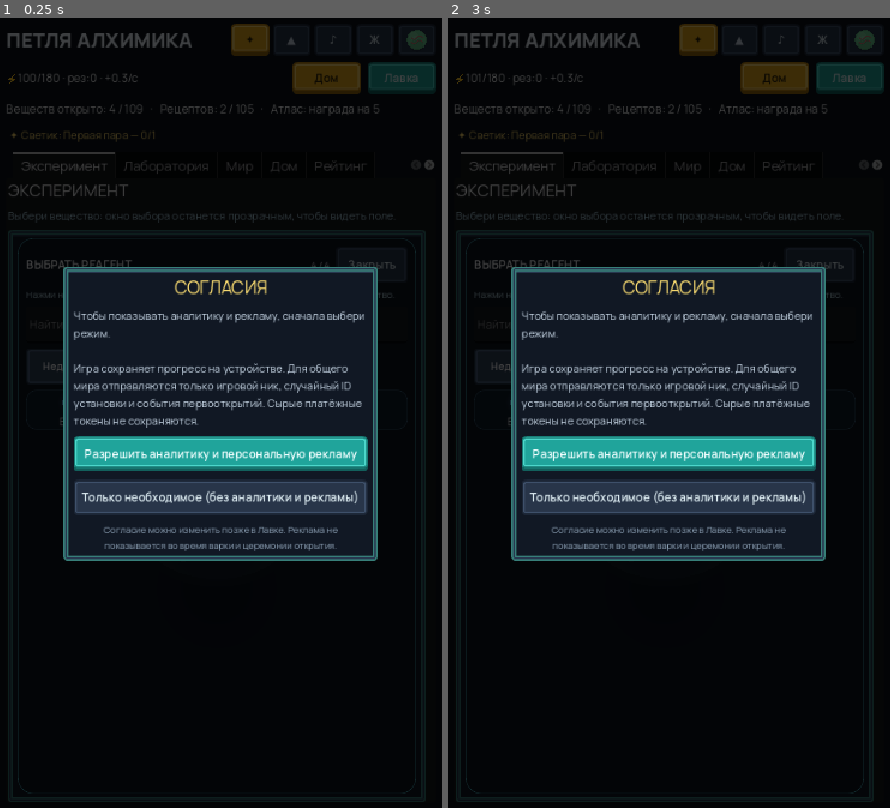
Above: before the commit, frames 1-2 (left to right).
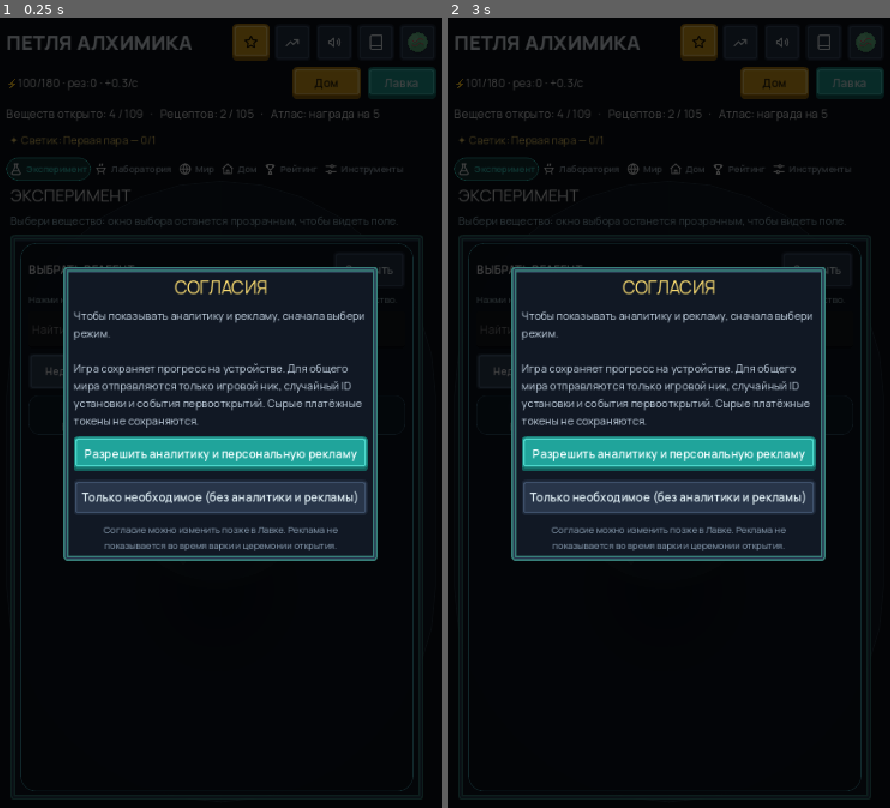
Above: after the commit, the same moments.

Repository: RedRad1sh/alchemists-loop
Game: Godot game, scene res://main.tscn
The game is run twice, just before and just after one commit, with the same random seed, the same clock (stepped at 60 frames per second) and the same inputs.
Inputs (mouse positions are in pixels of both pictures, inside the frame that each line leads up to):
- Up to frame 1 (0.25 s): no input
- Up to frame 2 (3 s): click (664, 326) at 0.52 s; type "12" at 0.6 s; click (699, 41) at 1.25 s, where only the run before the commit has a clickable "✦"; click (699, 41) at 2.02 s; click (739, 41) at 2.75 s

The runs differ from the first frame. In frame 1, 3.6% of the frame differs, in the area x 1-99%, y 0-100%; in frame 2, 3.6%.
Error before the commit: Parse Error: Assigned value for constant "T" isn't a constant expression. (res://game/ui/ui_theme.gd:7)

Commit message:
fix(ui): const T через preload — Parse Error 'не constant expression' в 4.7.2
Корень всех рантайм-отказов UI-слоя из CI-аннотаций прогона 37219793721:
  Parse Error: Assigned value for constant "T" isn't a constant expression
  → ui_theme.gd/ui_style.gd не компилируются
  → 'build'/'enabled'/'font' nonexistent in base 'GDScript' (каскад)

const T := DesignTokens (голый class_name) — не constant expression в
Godot 4.7.2; member-access-форма Balance.X в const (main.gd) легальна и
не тронута. T := preload(...) даёт тот же доступ к статикам/константам.

Co-authored-by: arena-agent <297053741+arena-agent@users.noreply.github.com>

Diff:
--- a/alchemists-loop/game/ui/ui_style.gd
+++ b/alchemists-loop/game/ui/ui_style.gd
@@ -3,7 +3,9 @@
 ## StyleBox-фабрики меню вкладок «Atheneum» (pill-сегмент). Всё остальное
 ## оформление откатано к исходному виду до следующей итерации редизайна.
 
-const T := DesignTokens
+## Алиас через preload: `const T := DesignTokens` — Parse Error в Godot 4.7.2
+## (не constant expression), см. комментарий в ui_theme.gd.
+const T := preload("res://game/ui/design_tokens.gd")
 
 static func _box(bg: Color, radius: int, border: Color = Color(0, 0, 0, 0), bw: int = 0,
 		pad: Vector4 = Vector4(4, 6, 4, 6)) -> StyleBoxFlat:
--- a/alchemists-loop/game/ui/ui_theme.gd
+++ b/alchemists-loop/game/ui/ui_theme.gd
@@ -4,7 +4,11 @@
 ## чтобы подмена theme не сбросила Manrope). Остальной UI откатан к исходному
 ## оформлению до следующей итерации редизайна.
 
-const T := DesignTokens
+## Алиас через preload, а не class_name: `const T := DesignTokens` в Godot 4.7.2
+## даёт Parse Error "Assigned value for constant "T" isn't a constant expression"
+## → ui_theme/ui_style не компилируются → каскад 'build'/'enabled'/'font'
+## nonexistent (CI-аннотации прогона 37219793721).
+const T := preload("res://game/ui/design_tokens.gd")
 
 static var enabled := true
 static var _fonts: Array = []
